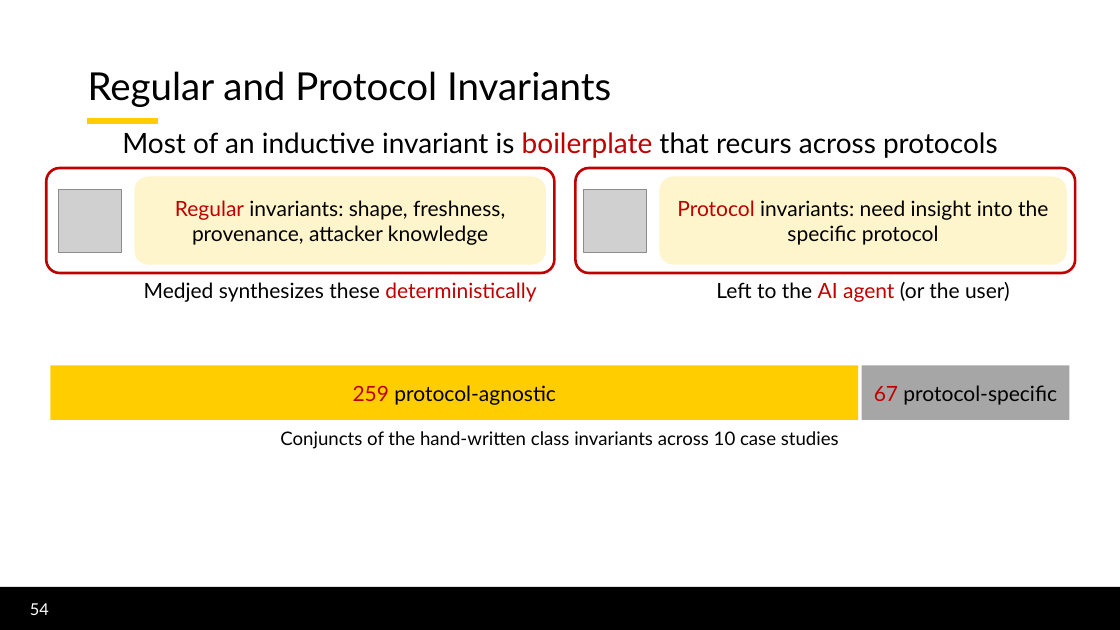
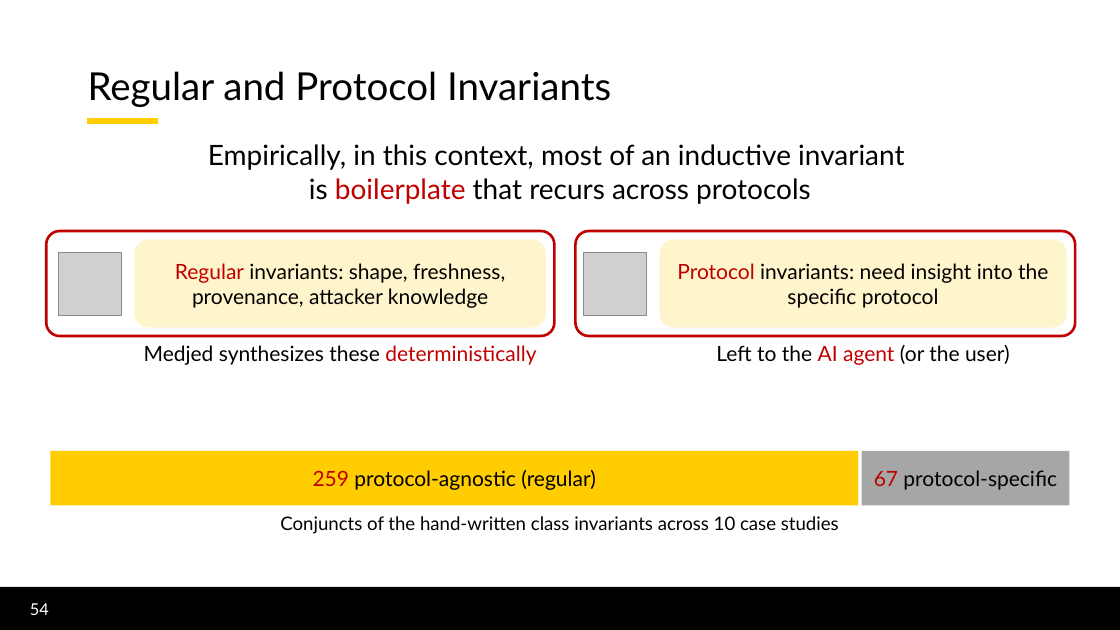
Before and after one commit to lorchrob/thesis_proposal_slides, a slide deck: slide 54 of slides.pptx. Drawn at 1120x630 pixels with LibreOffice and Linux fonts; fonts in the diff are those of the drawing; grey boxes stand for pictures; background and template pictures are left out. Boxes give left, top, right and bottom in pixels: in the first picture for what was removed or moved away, otherwise in the second. Text is boxed around its words. In the diff, an @@ line names an element or a change of style, - is before the commit and + after.

```diff
--- a/slides.pptx
+++ b/slides.pptx
@@ text at box(208, 144, 904, 204): text changed @@
-Most of an inductive invariant is boilerplate that recurs across protocols
+Empirically, in this context, most of an inductive invariant
+is boilerplate that recurs across protocols
@@ 4 rounded rectangles, 2 pictures, 2 texts: place and size @@
-4 rounded rectangles, 2 pictures, 2 texts at box(46, 168, 1075, 302)
+4 rounded rectangles, 2 pictures, 2 texts at box(46, 231, 1075, 365)
@@ 2 rectangles, 1 text: place and size @@
-2 rectangles, 1 text at box(50, 365, 1070, 449)
+2 rectangles, 1 text at box(50, 451, 1070, 534)
@@ text in rectangle at box(313, 470, 596, 490): text changed @@
-259 protocol-agnostic
+259 protocol-agnostic (regular)
```
Also in this commit, not shown: 34 other slides changed.
